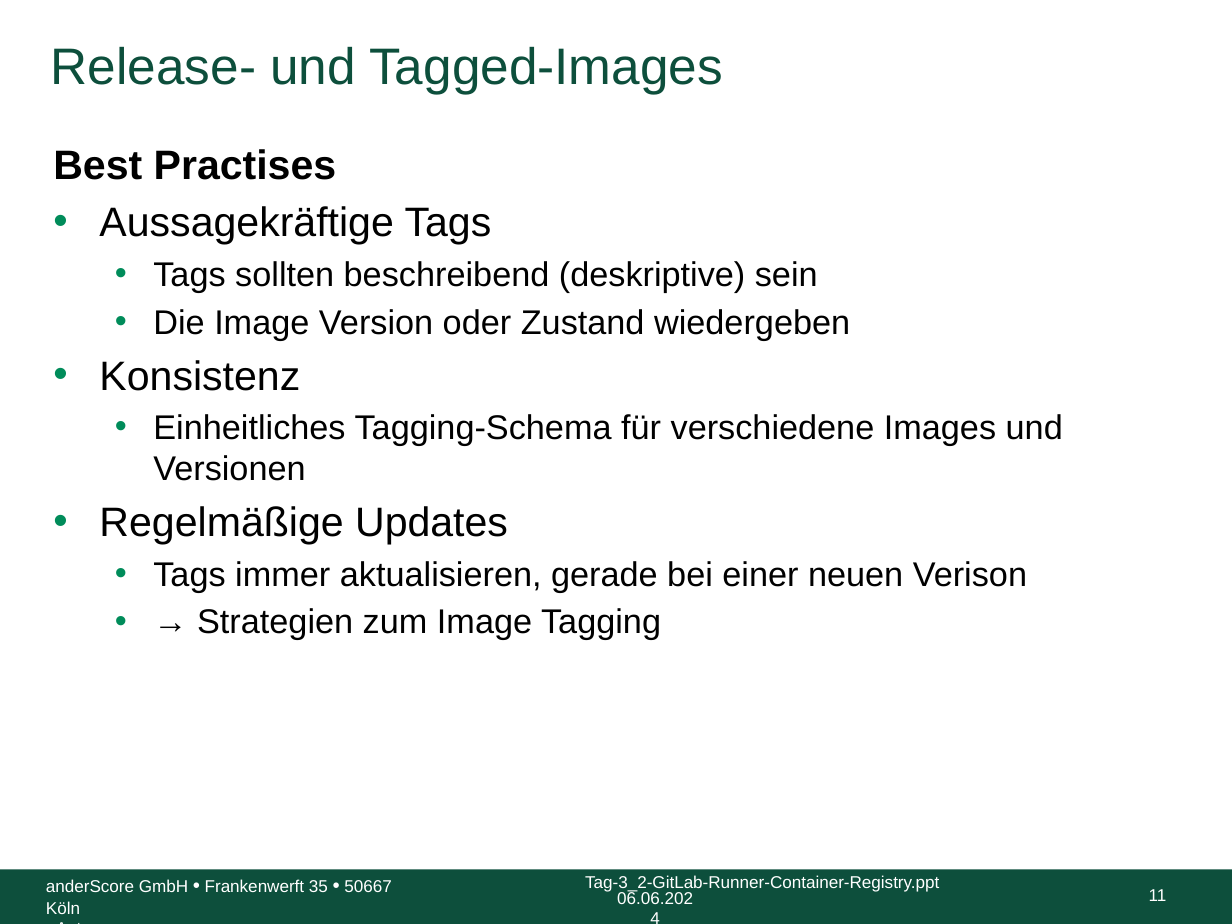
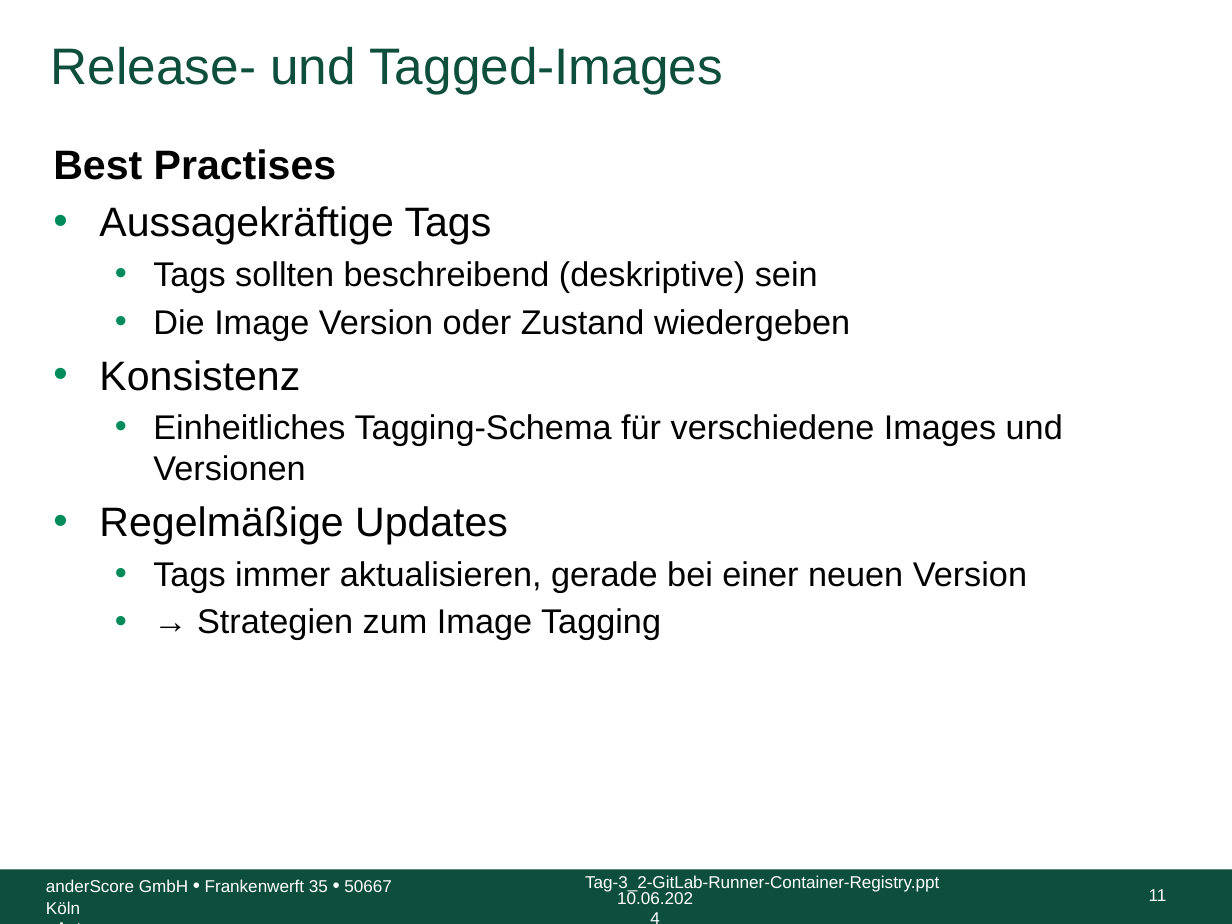
Before and after one commit to anderscore-gmbh/gitlab, a slide deck: slide 11 of slides/Tag-3_4-Release-und-Tagged-Images.pptx. Drawn at 1232x924 pixels with LibreOffice and Linux fonts; fonts in the diff are those of the drawing; background and template pictures are left out. Boxes give left, top, right and bottom in pixels: in the first picture for what was removed or moved away, otherwise in the second. Text is boxed around its words. In the diff, an @@ line names an element or a change of style, - is before the commit and + after.

Commit message:
Übungen in Theorie-Slides, Fix typos und formatting

```diff
--- a/slides/Tag-3_4-Release-und-Tagged-Images.pptx
+++ b/slides/Tag-3_4-Release-und-Tagged-Images.pptx
@@ text at (x1=153, y1=561, x2=1027, y2=592): text changed @@
-  • Tags immer aktualisieren, gerade bei einer neuen Verison
+  • Tags immer aktualisieren, gerade bei einer neuen Version
@@ text at (x1=617, y1=890, x2=693, y2=904): text changed @@
-06.06.2024
+10.06.2024
```
Also in this commit, not shown: 33 other slides changed, 1 slide removed, 1 other file.
